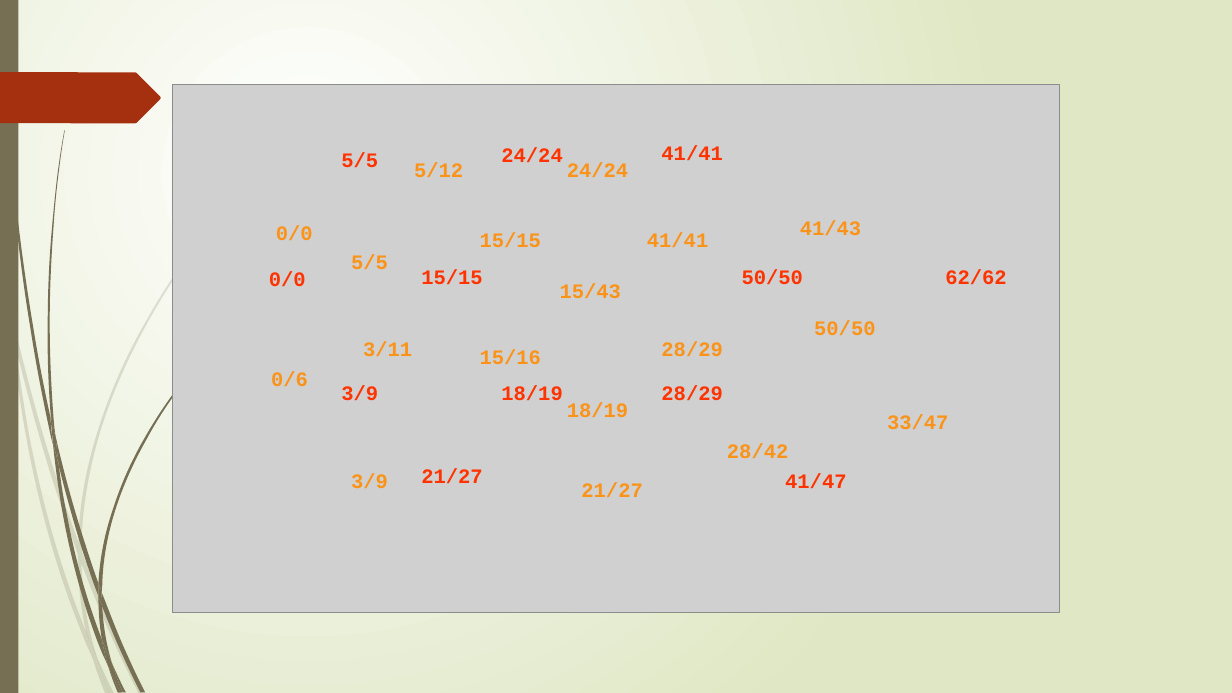
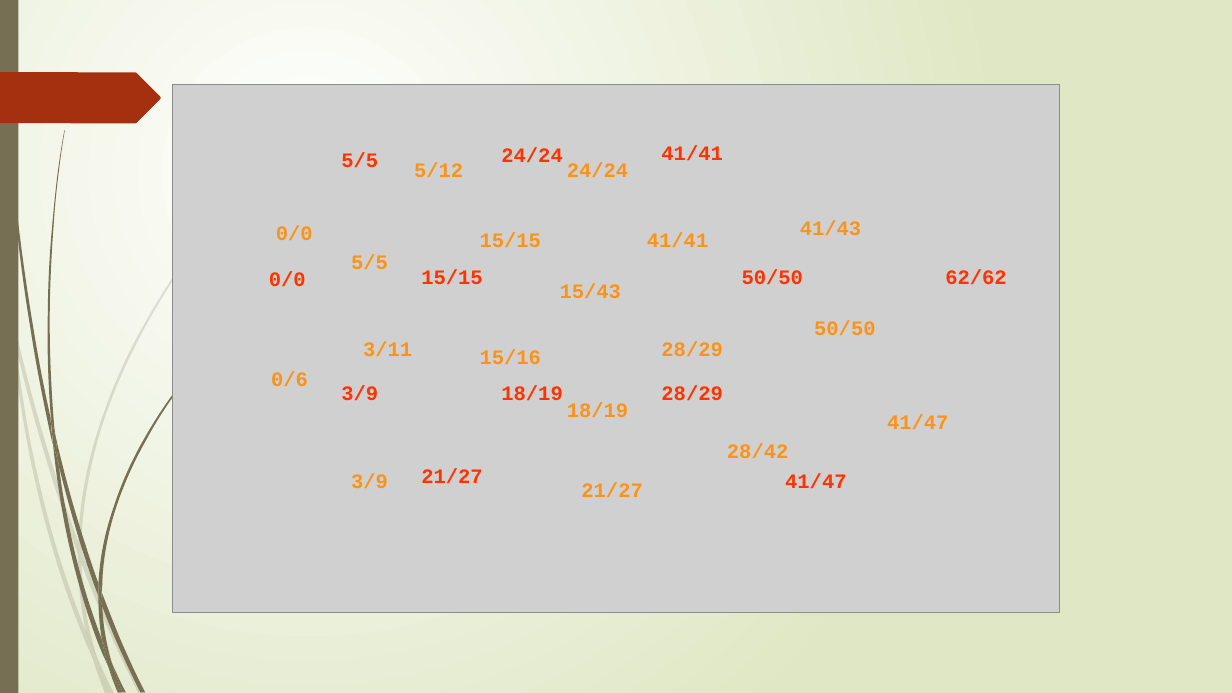
Before and after one commit to TeacherPeng/Datastruct, a slide deck: slide 72 of 教案/第07章 图.pptx. Drawn at 1232x693 pixels with LibreOffice and Linux fonts; fonts in the diff are those of the drawing; grey boxes stand for pictures. Boxes give left, top, right and bottom in pixels: in the first picture for what was removed or moved away, otherwise in the second. Text is boxed around its words. In the diff, an @@ line names an element or a change of style, - is before the commit and + after.

```diff
--- a/教案/第07章 图.pptx
+++ b/教案/第07章 图.pptx
@@ text at <box>887,415,948,429</box>: text changed @@
-33/47
+41/47
```
